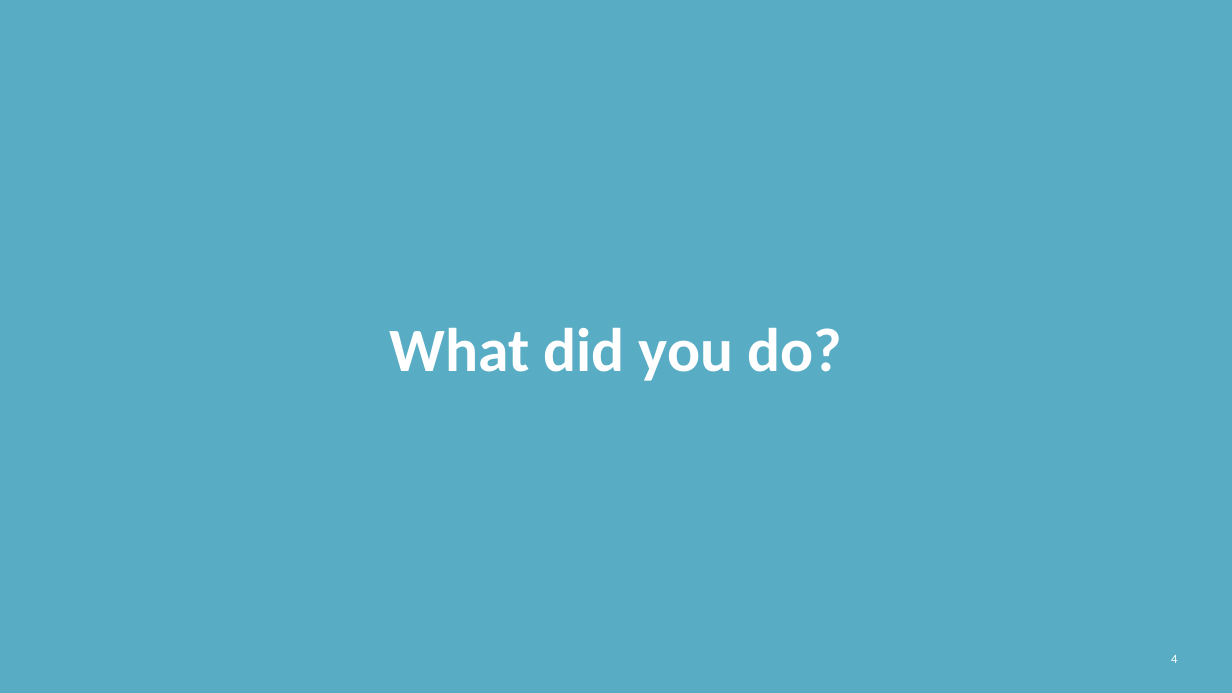
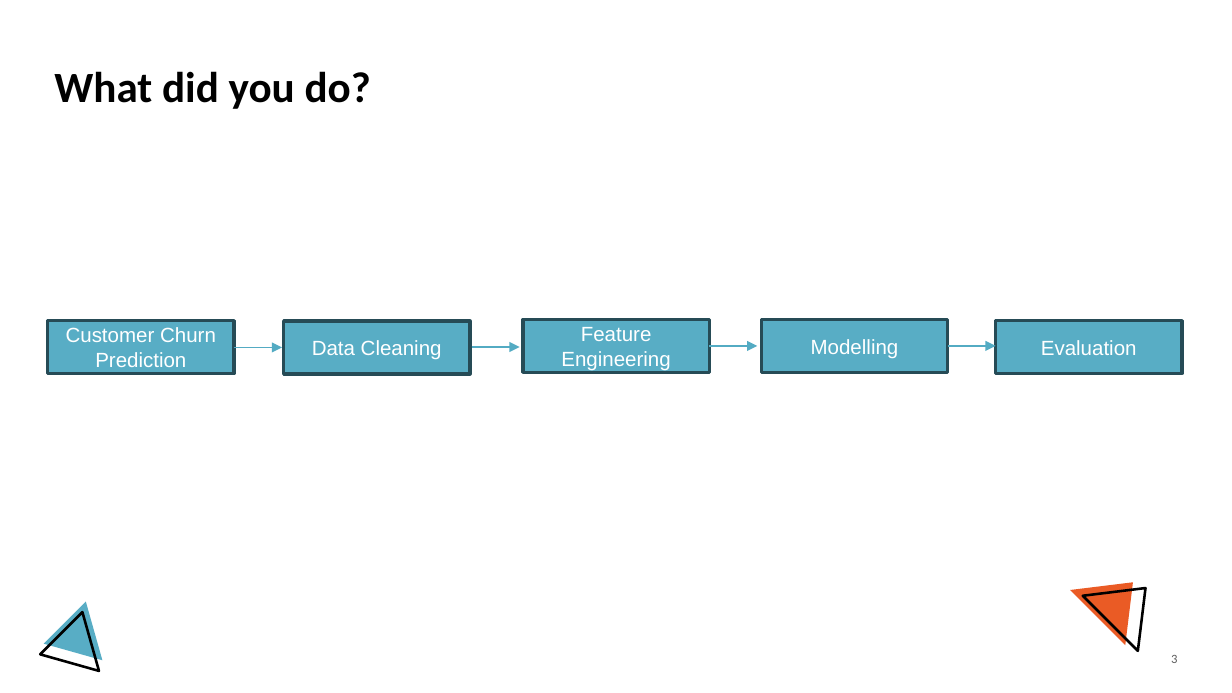
Before and after one commit to gwillcoding/ML_project, a slide deck: slide 3 of Project_presentation.pptx (slide 4 before the commit). Drawn at 1232x693 pixels with LibreOffice and Linux fonts; fonts in the diff are those of the drawing; background and template pictures are left out. Boxes give left, top, right and bottom in pixels: in the first picture for what was removed or moved away, otherwise in the second. Text is boxed around its words. In the diff, an @@ line names an element or a change of style, - is before the commit and + after.

```diff
--- a/Project_presentation.pptx
+++ b/Project_presentation.pptx
@@ rectangle removed at (0,0,1232,692) @@
@@ title "What did you do?": place and size @@
-title "What did you do?" at (390,328,842,381)
+title "What did you do?" at (54,71,371,109)
@@ title "What did you do?" at (54,71,371,109): size 36 to 25.2 pt, text colour #FFFFFF to #000000; alignment centre to left @@
@@ rectangle added at (48,320,234,373), fill #58ADC5, outline #274C56 2 pt, 12 pt, text #FFFFFF @@
+Customer Churn Prediction
@@ rectangle added at (283,322,469,375), fill #58ADC5, outline #274C56 2 pt, 12 pt, text #FFFFFF @@
+Data Cleaning
@@ rectangle added at (524,319,710,372), fill #58ADC5, outline #274C56 2 pt, 12 pt, text #FFFFFF @@
+Feature Engineering
@@ rectangle added at (761,319,947,372), fill #58ADC5, outline #274C56 2 pt, 12 pt, text #FFFFFF @@
+Modelling
@@ rectangle added at (995,320,1181,373), fill #58ADC5, outline #274C56 2 pt, 12 pt, text #FFFFFF @@
+Evaluation
@@ arrow added from (234, 347) to (282, 347), #53ABC3 0.75 pt @@
@@ arrow added from (472, 347) to (520, 347), #53ABC3 0.75 pt @@
@@ arrow added from (710, 346) to (758, 346), #53ABC3 0.75 pt @@
@@ arrow added from (947, 346) to (995, 346), #53ABC3 0.75 pt @@
@@ triangle added at (1071,555,1160,645), fill #EA5B25 @@
@@ triangle added at (1083,560,1173,650), outline #000000 1.5 pt @@
@@ triangle added at (40,613,120,692), outline #000000 1.5 pt @@
@@ triangle added at (44,602,123,681), fill #58ADC5 @@
@@ page number at (1171,655,1177,663): text changed; text colour #FFFFFF to #5D5D5D @@
-4
+3
```
Also in this commit, not shown: 9 other slides changed, 3 slides added, 4 slides removed, 2 other files.
